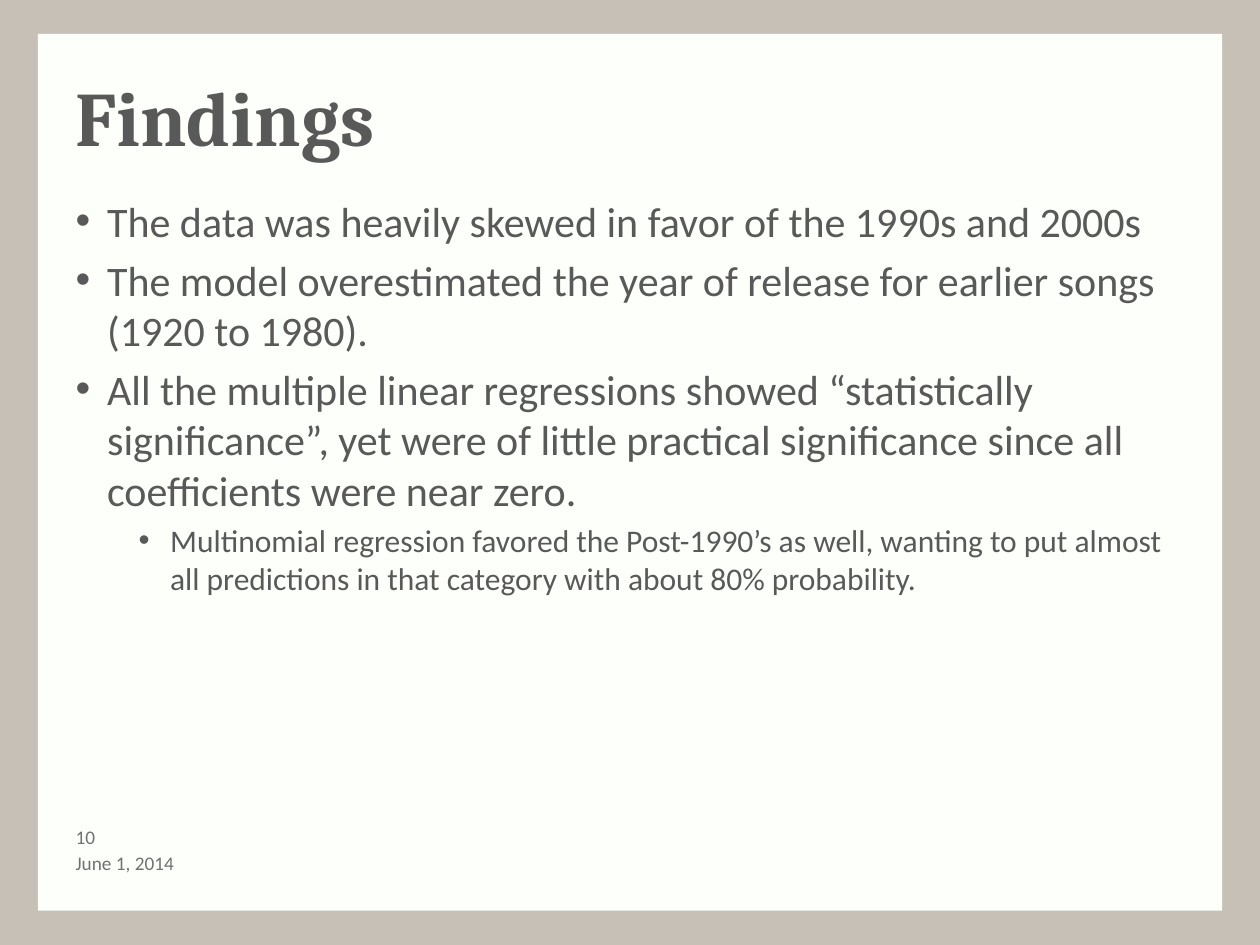
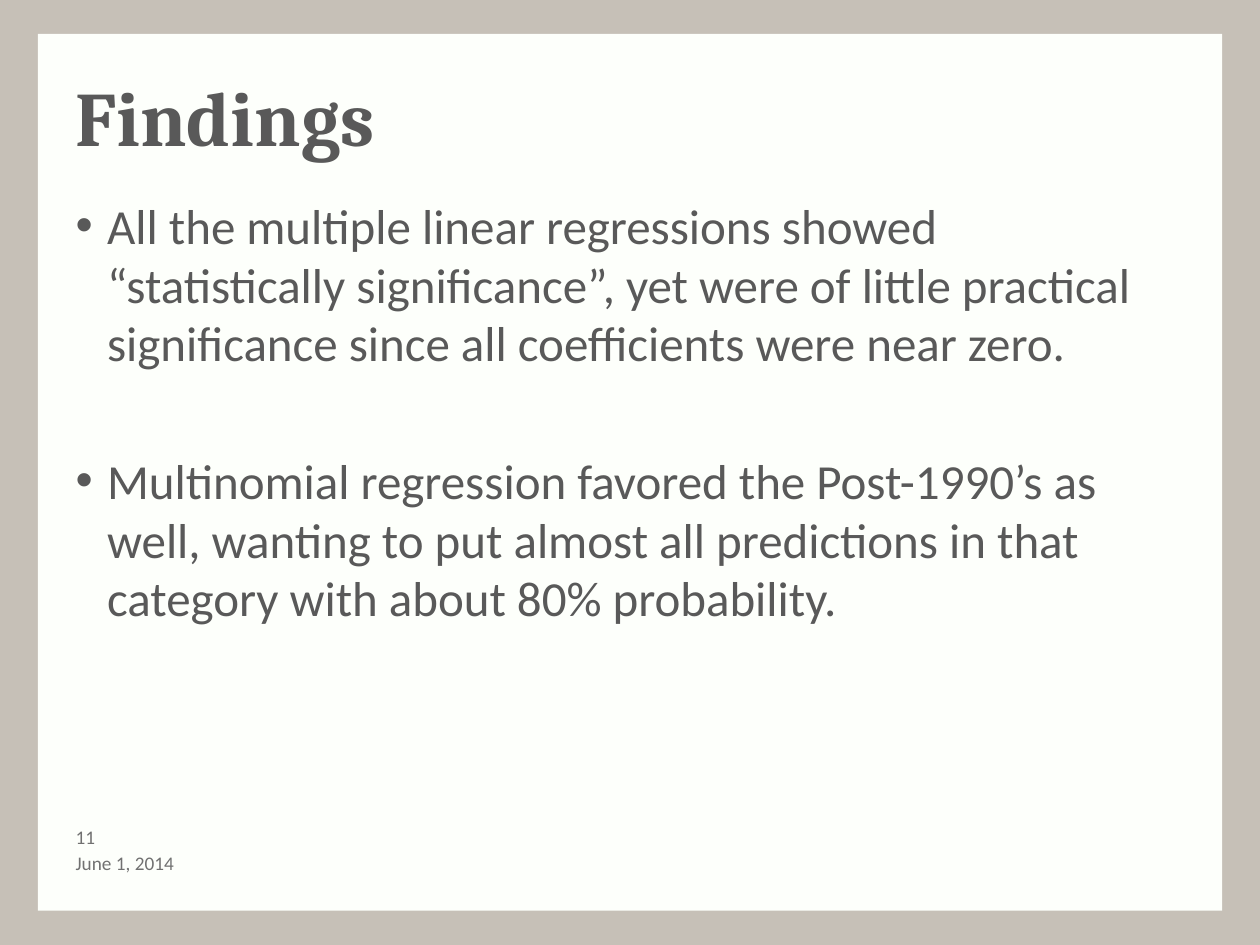
Before and after one commit to andy-olstad/POGSproj3, a slide deck: slide 11 of Project3_presentation-1.pptx (slide 10 before the commit). Drawn at 1260x945 pixels with LibreOffice and Linux fonts; fonts in the diff are those of the drawing; background and template pictures are left out. Boxes give left, top, right and bottom in pixels: in the first picture for what was removed or moved away, otherwise in the second. Text is boxed around its words. In the diff, an @@ line names an element or a change of style, - is before the commit and + after.

Commit message:
minor edits to format and also added slide about multinomial logit

```diff
--- a/Project3_presentation-1.pptx
+++ b/Project3_presentation-1.pptx
@@ text "All the multiple linear regressions ..." at (107,210,1130,625): size 24 to 28 pt in "All the multiple linear regressions showed “statistically ..."; size 18 to 28 pt in "Multinomial regression favored the Post-1990’s as well, ..."; list level 3 to 1 in "Multinomial regression favored the Post-1990’s ..." @@
@@ text at (107,208,1155,352): paragraphs removed @@
-• The data was heavily skewed in favor of the 1990s and 2000s
-• The model overestimated the year of release for earlier songs (1920 to 1980).
@@ page number at (76,831,95,844): text changed @@
-10
+11
```
Also in this commit, not shown: 2 other slides changed, 2 slides added.
